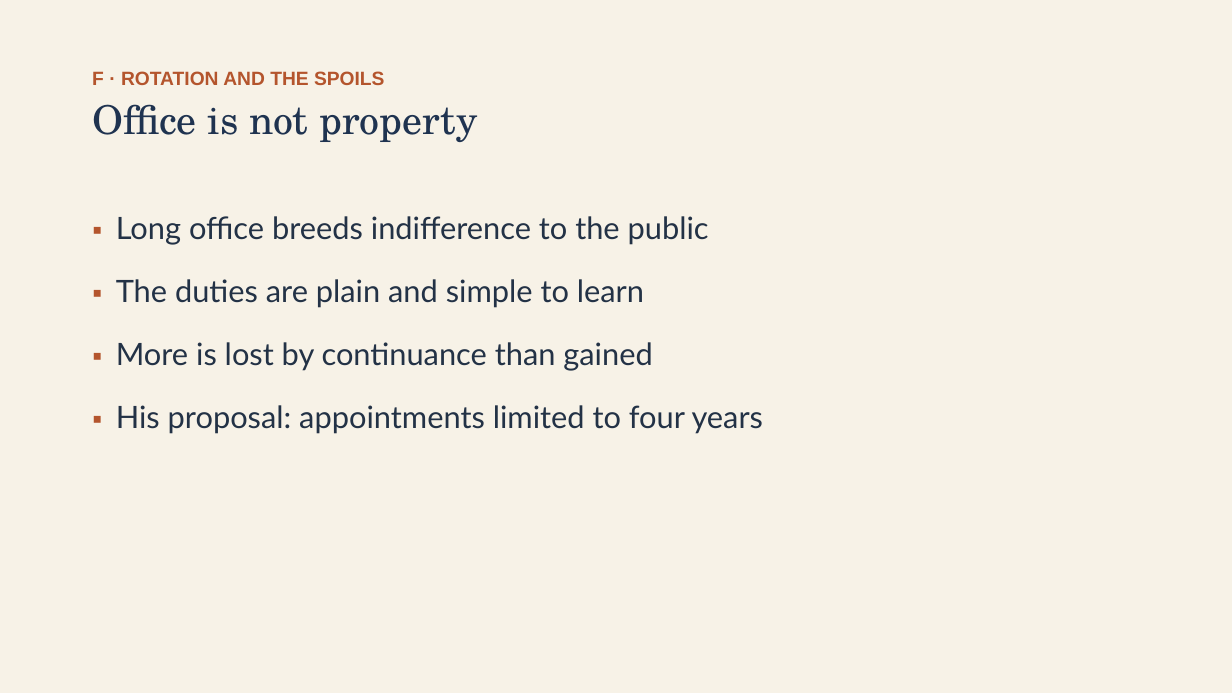
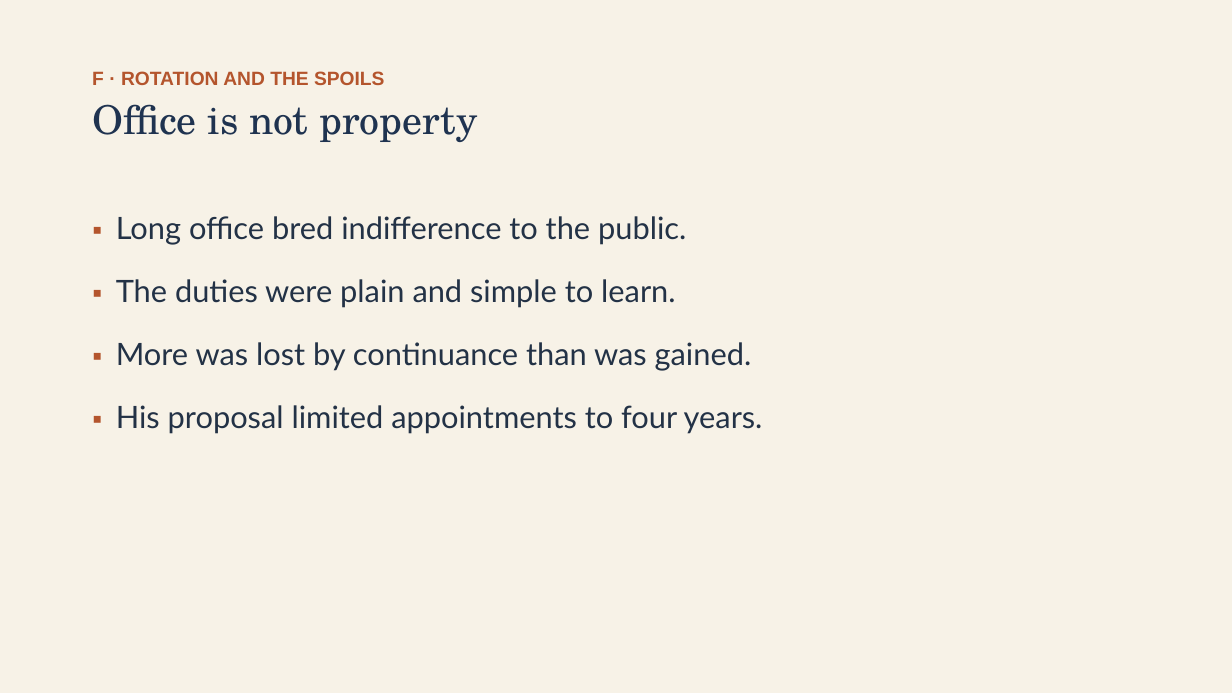
Before and after one commit to ab17gthb/humanities-curriculum-group, a slide deck: slide 19 of jackson-reform/lesson-01/lesson-01-slides.pptx. Drawn at 1232x693 pixels with LibreOffice and Linux fonts; fonts in the diff are those of the drawing. Boxes give left, top, right and bottom in pixels: in the first picture for what was removed or moved away, otherwise in the second. Text is boxed around its words. In the diff, an @@ line names an element or a change of style, - is before the commit and + after.

```diff
--- a/jackson-reform/lesson-01/lesson-01-slides.pptx
+++ b/jackson-reform/lesson-01/lesson-01-slides.pptx
@@ text at (116,216,763,434): text changed @@
-▪ Long office breeds indifference to the public
-▪ The duties are plain and simple to learn
-▪ More is lost by continuance than gained
-▪ His proposal: appointments limited to four years
+▪ Long office bred indifference to the public.
+▪ The duties were plain and simple to learn.
+▪ More was lost by continuance than was gained.
+▪ His proposal limited appointments to four years.
```
Also in this commit, not shown: 8 other slides changed, 6 other files.
